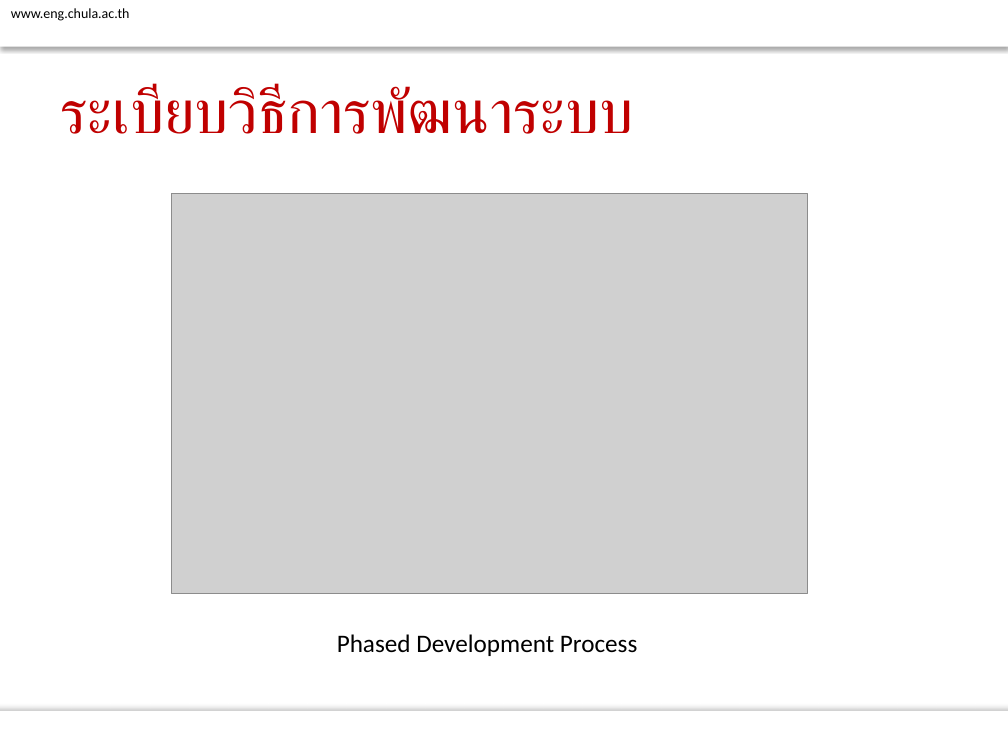
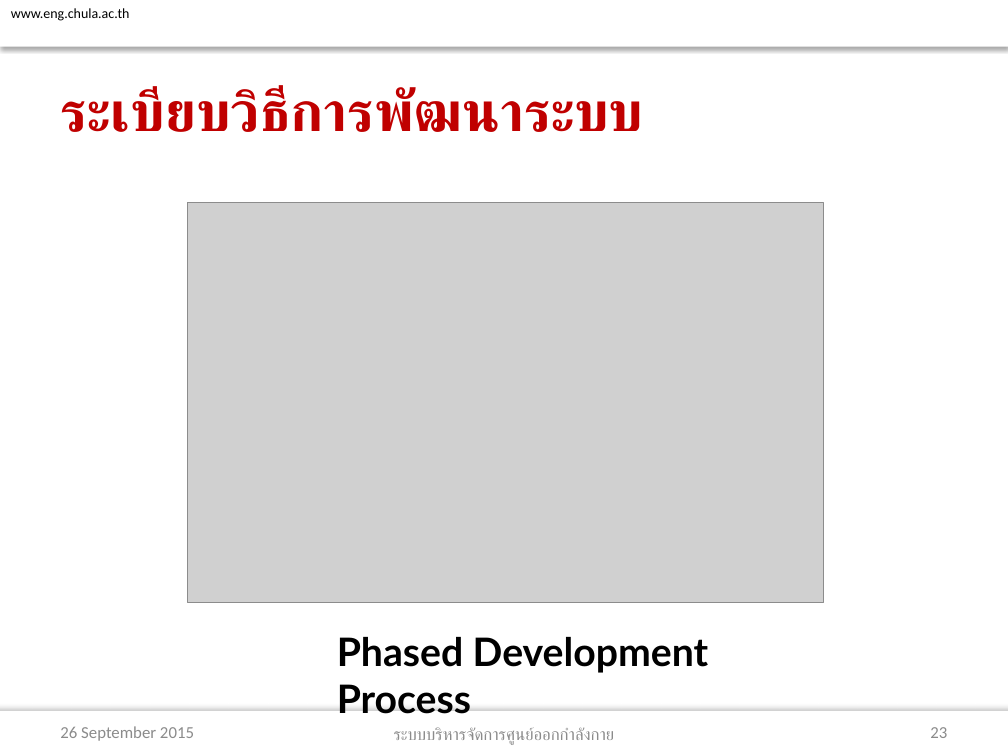
Before and after one commit to atadeesom/BubbleBeeDoc, a slide deck: slide 23 of Proposal/Final/Presentation R1.pptx (slide 22 before the commit). Drawn at 1008x756 pixels with LibreOffice and Linux fonts; fonts in the diff are those of the drawing; grey boxes stand for pictures; background and template pictures are left out. Boxes give left, top, right and bottom in pixels: in the first picture for what was removed or moved away, otherwise in the second. Text is boxed around its words. In the diff, an @@ line names an element or a change of style, - is before the commit and + after.

```diff
--- a/Proposal/Final/Presentation R1.pptx
+++ b/Proposal/Final/Presentation R1.pptx
@@ title "ระเบียบวิธีการพัฒนาระบบ" at [60, 87, 644, 132]: size 44 to 40 pt, font Calibri to Lato, bold on @@
@@ picture: place and size @@
-picture at [171, 194, 807, 594]
+picture at [187, 203, 824, 603]
@@ text "Phased Development Process" at [337, 637, 708, 714]: size 18 to 28 pt, font Calibri to Lato, bold on @@
@@ text added at [60, 726, 194, 741], 12 pt, text #8C8C8C @@
+26 September 2015
@@ text added at [394, 727, 615, 745], 12 pt, text #8C8C8C @@
+ระบบบริหารจัดการศูนย์ออกกำลังกาย
@@ page number added at [930, 727, 947, 738], 12 pt, text #8C8C8C @@
+23
```
Also in this commit, not shown: 29 other slides changed, 6 slides added, 6 slides removed.
